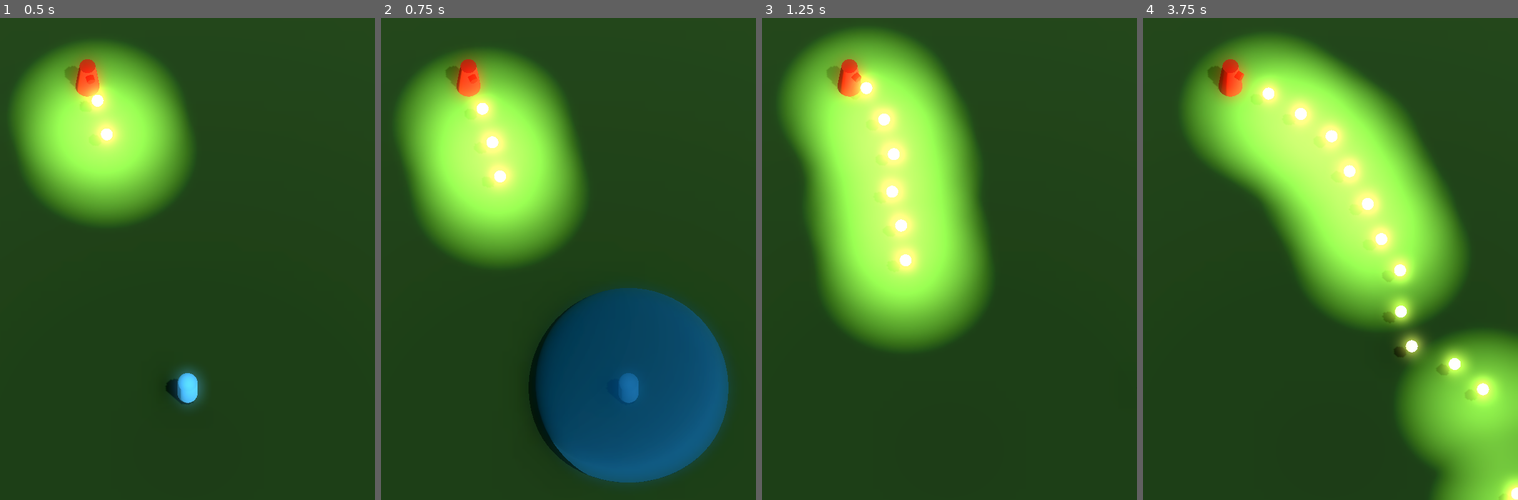
Above: before the commit, frames 1-4 (left to right).
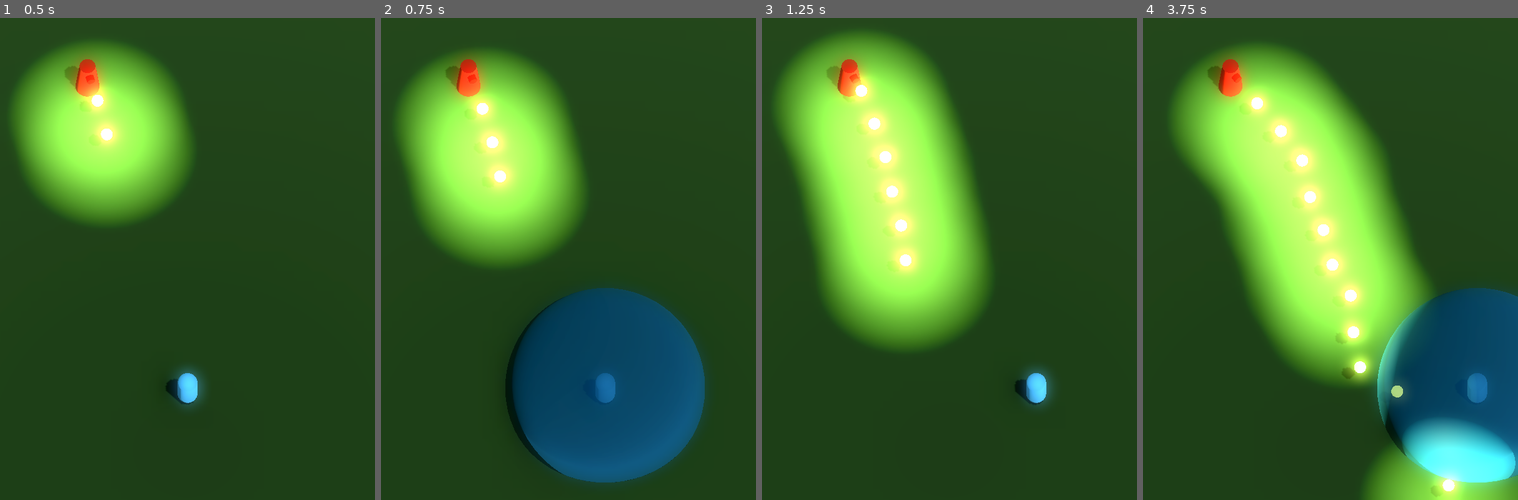
Above: after the commit, the same moments.

Repository: JackEvans24/bullet-absorb
Game: Godot game, scene res://scenes/main.tscn
Same seed, same stepped clock (60 frames per second), same inputs: the game is played once before the commit and once after it.
Inputs:
- Up to frame 1 (0.5 s): no input
- Up to frame 2 (0.75 s): hold Right (move_right) from 0.53 s (still down); tap J (absorb) at 0.6 s
- Up to frame 3 (1.25 s): keep holding Right (move_right)
- Up to frame 4 (3.75 s): release Right (move_right) at 1.28 s; hold Down (move_back) 1.28-2.03 s; tap J (absorb) every 0.75 s from 1.35 to 3.6 s; hold Right (move_right) 2.03-2.78 s; hold Up (move_forward) 2.78-3.53 s; hold Left (move_left) from 3.53 s (still down)

Frame 1 is identical in both runs. In frame 2, 6.5% of the frame differs, in the area x 20-93%, y 10-97%; in frame 3, 5.5%; in frame 4, 48%, in the area x 7-100%, y 3-100%.

Commit message:
feat: slow player during absorb cooldown

Diff:
--- a/prefabs/player.tscn
+++ b/prefabs/player.tscn
@@ -27,7 +27,6 @@
 transform = Transform3D(1, 0, 0, 0, 1, 0, 0, 0, 1, 0, 1, 0)
 collision_layer = 2
 script = ExtResource("1_u023k")
-speed = 12.0
 
 [node name="MeshInstance3D" type="MeshInstance3D" parent="."]
 mesh = SubResource("CapsuleMesh_xm2o2")
--- a/scenes/main.tscn
+++ b/scenes/main.tscn
@@ -79,7 +79,6 @@
 
 [node name="Player" parent="." instance=ExtResource("1_e5x1h")]
 transform = Transform3D(1, 0, 0, 0, 1, 0, 0, 0, 1, 0, 1, 5)
-speed = 15.0
 
 [node name="Turret" parent="." instance=ExtResource("3_5441h")]
 transform = Transform3D(1, 0, 0, 0, 1, 0, 0, 0, 1, -5, 0, -13)
--- a/scripts/player/absorb.gd
+++ b/scripts/player/absorb.gd
@@ -2,6 +2,8 @@
 extends Node3D
 
 signal bullet_absorbed
+signal absorb_started
+signal absorb_ended
 
 @export var absorb_cooldown = 0.5
 @export var mesh_display_time = 0.2
@@ -19,6 +21,7 @@
 
 func handle_absorb():
 	is_absorbing = true
+	absorb_started.emit()
 
 	var overlapping_areas: Array[Area3D] = area.get_overlapping_areas()
 	for overlapping_area in overlapping_areas:
@@ -28,6 +31,7 @@
 	display_mesh()
 	await handle_cooldown()
 
+	absorb_ended.emit()
 	is_absorbing = false
 
 func absorb_bullet(bullet_area: Area3D):
--- a/scripts/player/player.gd
+++ b/scripts/player/player.gd
@@ -1,16 +1,20 @@
 class_name Player
 extends CharacterBody3D
 
-@export var speed = 5.0
+@export var default_speed = 15.0
+@export var absorb_speed = 5.0
 @export var deceleration = 3.0
 @export var fall_acceleration = 10
 
 @onready var absorb: Absorb = $Absorb
 
+var speed = default_speed
 var absorb_count = 0
 
 func _ready():
 	absorb.bullet_absorbed.connect(_on_absorb)
+	absorb.absorb_started.connect(_on_absorb_started)
+	absorb.absorb_ended.connect(_on_absorb_ended)
 
 func _physics_process(delta):
 	# Add the gravity.
@@ -34,3 +38,9 @@
 func _on_absorb():
 	absorb_count += 1
 	print('current absorb count: %s' % absorb_count)
+
+func _on_absorb_started():
+	speed = absorb_speed
+
+func _on_absorb_ended():
+	speed = default_speed
